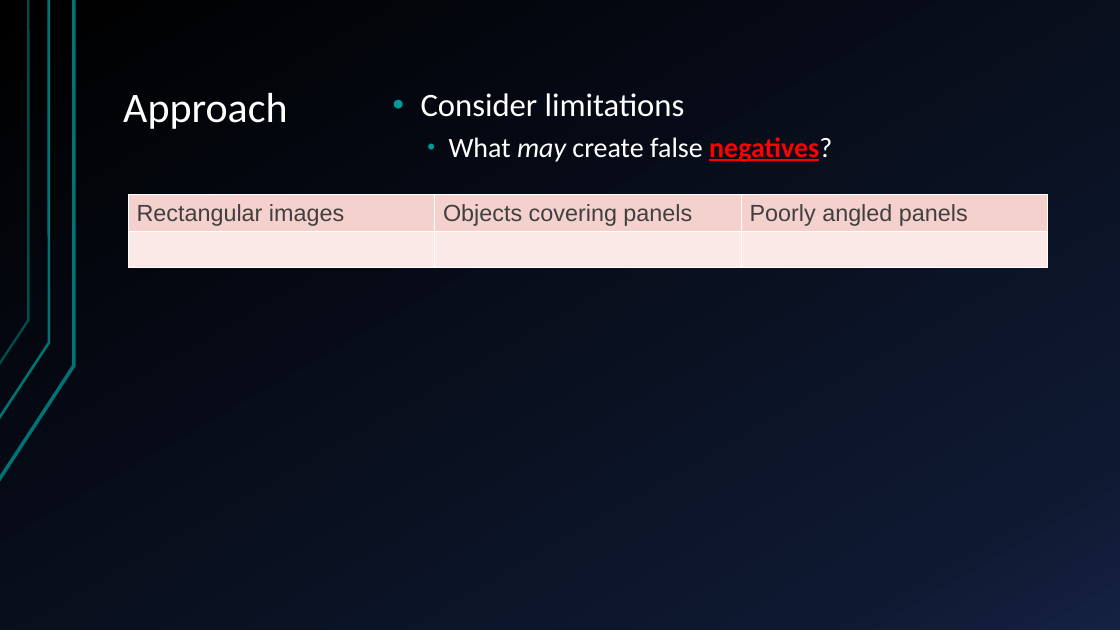
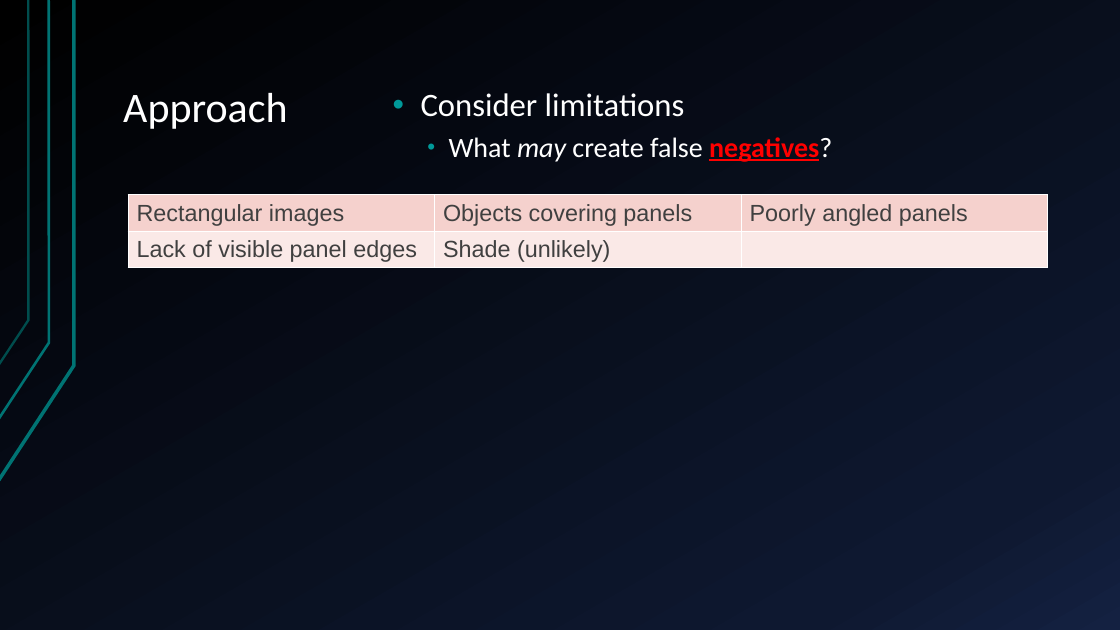
Before and after one commit to sofiary/teamunicornn, a slide deck: slide 19 of Western Power Hack-a-Gig Presentation.pptx (slide 17 before the commit). Drawn at 1120x630 pixels with LibreOffice and Linux fonts; fonts in the diff are those of the drawing. Boxes give left, top, right and bottom in pixels: in the first picture for what was removed or moved away, otherwise in the second. Text is boxed around its words. In the diff, an @@ line names an element or a change of style, - is before the commit and + after.

```diff
--- a/Western Power Hack-a-Gig Presentation.pptx
+++ b/Western Power Hack-a-Gig Presentation.pptx
@@ table at [129,195,1049,267] @@
-row 2, column 1: 
+row 2, column 1: Lack of visible panel edges
-row 2, column 2: 
+row 2, column 2: Shade (unlikely)
```
Also in this commit, not shown: 5 other slides changed, 2 slides added.
